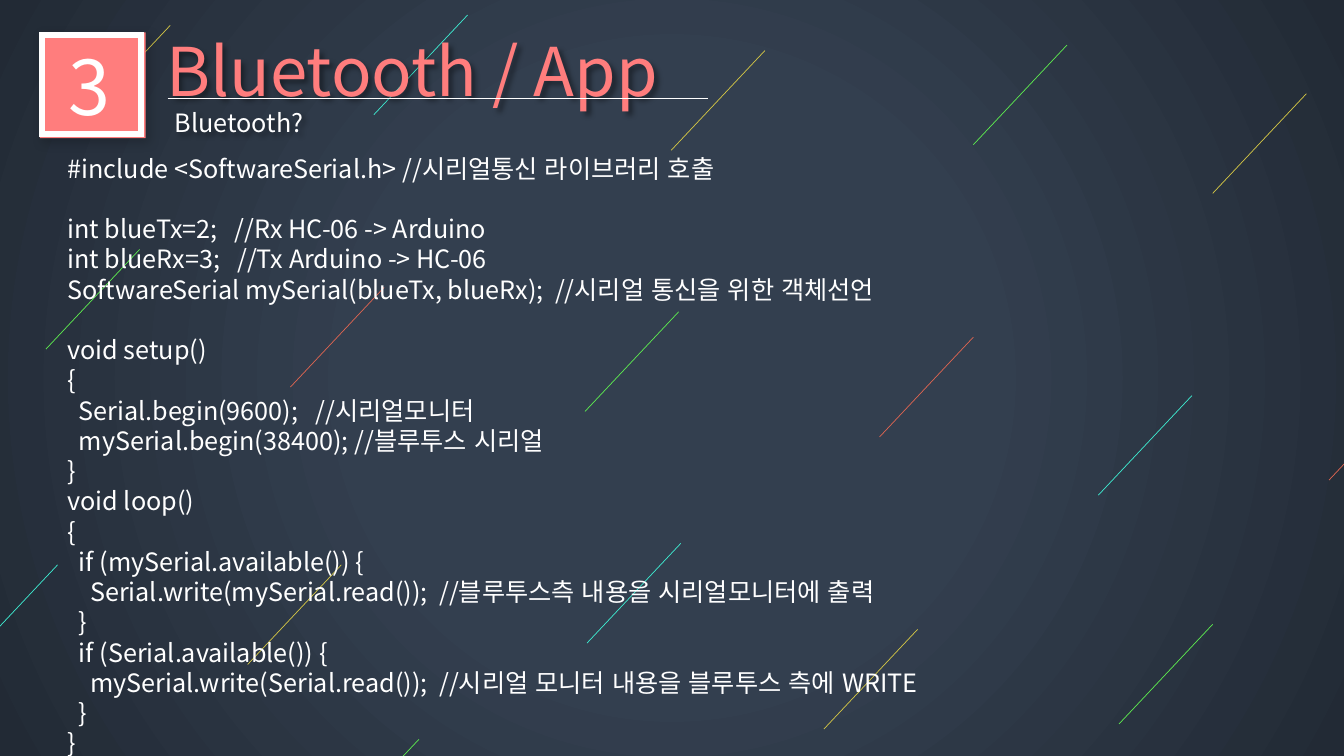
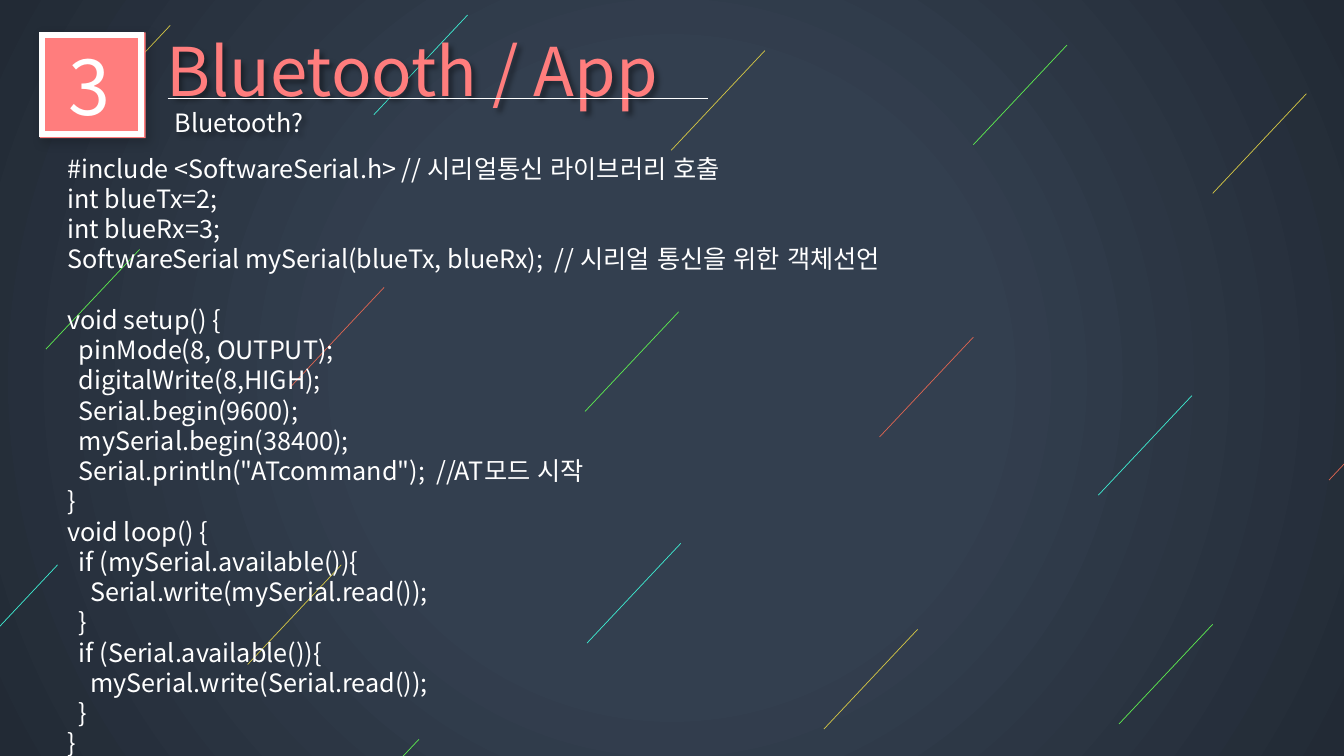
Before and after one commit to I-got-new-RC-car-bro/LecturePlan, a slide deck: slide 17 of lecture_plan/6차시/presentation/6차시 ppt.pptx. Drawn at 1344x756 pixels with LibreOffice and Linux fonts; fonts in the diff are those of the drawing; background and template pictures are left out. Boxes give left, top, right and bottom in pixels: in the first picture for what was removed or moved away, otherwise in the second. Text is boxed around its words. In the diff, an @@ line names an element or a change of style, - is before the commit and + after.

```diff
--- a/lecture_plan/6차시/presentation/6차시 ppt.pptx
+++ b/lecture_plan/6차시/presentation/6차시 ppt.pptx
@@ text at (x1=68, y1=157, x2=880, y2=486): text changed @@
-#include <SoftwareSerial.h> //시리얼통신 라이브러리 호출
-int blueTx=2; //Rx HC-06 -> Arduino
-int blueRx=3; //Tx Arduino -> HC-06
-SoftwareSerial mySerial(blueTx, blueRx); //시리얼 통신을 위한 객체선언
-void setup()
-{
-Serial.begin(9600); //시리얼모니터
-mySerial.begin(38400); //블루투스 시리얼
+#include <SoftwareSerial.h> // 시리얼통신 라이브러리 호출
+int blueTx=2;
+int blueRx=3;
+SoftwareSerial mySerial(blueTx, blueRx); // 시리얼 통신을 위한 객체선언
+void setup() {
+pinMode(8, OUTPUT);
+digitalWrite(8,HIGH);
+Serial.begin(9600);
+mySerial.begin(38400);
+Serial.println("ATcommand"); //AT모드 시작
@@ text at (x1=68, y1=520, x2=428, y2=607): text changed @@
-void loop()
-{
-if (mySerial.available()) {
-Serial.write(mySerial.read()); //블루투스측 내용을 시리얼모니터에 출력
+void loop() {
+if (mySerial.available()){
+Serial.write(mySerial.read());
@@ text at (x1=79, y1=636, x2=428, y2=698): text changed @@
-if (Serial.available()) {
-mySerial.write(Serial.read()); //시리얼 모니터 내용을 블루투스 측에 WRITE
+if (Serial.available()){
+mySerial.write(Serial.read());
```
Also in this commit, not shown: 4 other slides changed.
